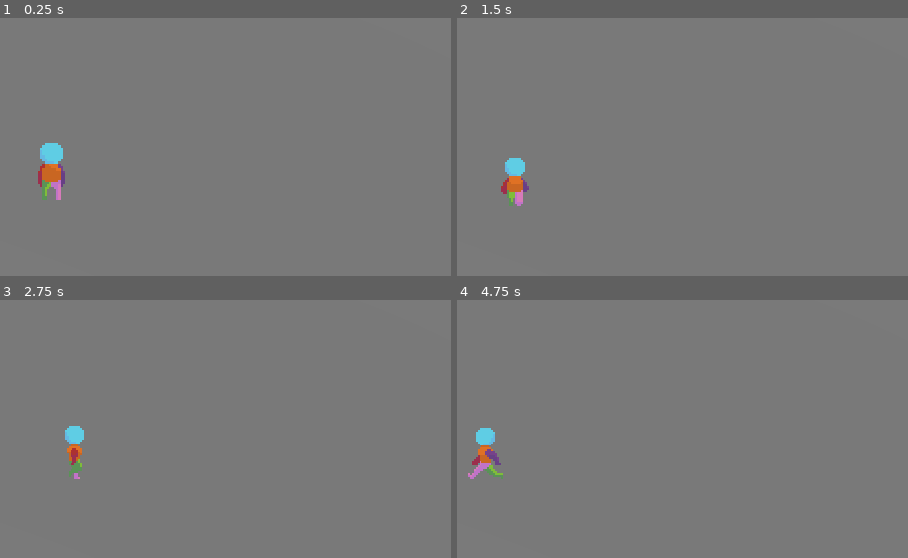
Above: before the commit, frames 1-4 (two rows, left to right).
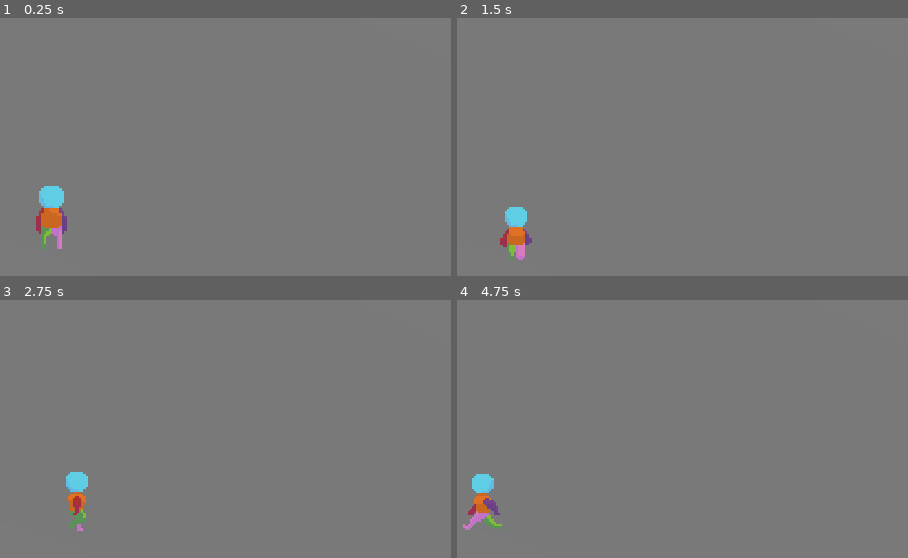
Above: after the commit, the same moments.

Repository: SoHowsLife/Witch-Game
Game: Godot game, scene res://Scenes/OverworldTest.tscn
Two runs of this game, one before a commit and one after it. Both use one fixed random seed, a clock stepped at 60 frames per second and the inputs below. This scene is started directly instead of the project's main scene. The engine's default icon, where the game draws it, is replaced by a stand-in: a white triangle on a blue panel in a dark square.
Inputs:
- Up to frame 1 (0.25 s): no input
- Up to frame 2 (1.5 s): hold Right (right) 0.53-1.28 s; hold Space (interact, bound only after the commit) 0.53-1.28 s; hold Down (down) from 1.28 s (still down); tap Space (interact, bound only after the commit) at 1.35 s
- Up to frame 3 (2.75 s): release Down (down) at 2.03 s; hold Right (right) from 2.03 s (still down); hold Space (interact, bound only after the commit) from 2.03 s (still down)
- Up to frame 4 (4.75 s): release Right (right) at 2.78 s; release Space (interact, bound only after the commit) at 2.78 s; hold Up (up) 2.78-3.53 s; tap Space (interact, bound only after the commit) at 2.85, 4.35 s; hold Space (interact, bound only after the commit) 3.53-4.28 s; hold Left (left) from 3.53 s (still down)

The runs differ from the first frame. In frame 1, 2.0% of the frame differs, in the area x 7-15%, y 48-90%; in frame 2, 1.7%; in frame 3, 1.3%; in frame 4, 1.7%.

Commit message:
Improved Diagonal edge detect and Interact Framework

Diff:
--- /dev/null
+++ b/Scenes/NPCs/TestNPC.tscn
@@ -0,0 +1,29 @@
+[gd_scene load_steps=5 format=3 uid="uid://c43jhgbgm3oin"]
+
+[ext_resource type="Texture2D" uid="uid://3vfwys1ofxh" path="res://Sprites/icon.svg" id="1_yga74"]
+[ext_resource type="Script" uid="uid://lyh5fabdr2yu" path="res://Scripts/NPC/test_npc.gd" id="1_ykm2c"]
+
+[sub_resource type="SpriteFrames" id="SpriteFrames_ykm2c"]
+animations = [{
+"frames": [{
+"duration": 1.0,
+"texture": ExtResource("1_yga74")
+}],
+"loop": true,
+"name": &"default",
+"speed": 5.0
+}]
+
+[sub_resource type="CapsuleShape3D" id="CapsuleShape3D_yga74"]
+
+[node name="TestNpc" type="CharacterBody3D"]
+collision_layer = 129
+script = ExtResource("1_ykm2c")
+
+[node name="AnimatedSprite3D" type="AnimatedSprite3D" parent="."]
+billboard = 1
+texture_filter = 0
+sprite_frames = SubResource("SpriteFrames_ykm2c")
+
+[node name="CollisionShape3D" type="CollisionShape3D" parent="."]
+shape = SubResource("CapsuleShape3D_yga74")
--- a/Scenes/OverworldTest.tscn
+++ b/Scenes/OverworldTest.tscn
@@ -1,7 +1,8 @@
-[gd_scene load_steps=5 format=3 uid="uid://yg6p8rya8ia2"]
+[gd_scene load_steps=6 format=3 uid="uid://yg6p8rya8ia2"]
 
 [ext_resource type="Script" uid="uid://bhuu5a0ihcfbi" path="res://Scripts/player_camera.gd" id="1_1iecc"]
 [ext_resource type="PackedScene" uid="uid://c7iut5oc6i8an" path="res://Scenes/Player.tscn" id="1_8brx4"]
+[ext_resource type="PackedScene" uid="uid://c43jhgbgm3oin" path="res://Scenes/NPCs/TestNPC.tscn" id="3_si8i4"]
 
 [sub_resource type="BoxMesh" id="BoxMesh_8brx4"]
 
@@ -27,3 +28,6 @@
 
 [node name="DirectionalLight3D" type="DirectionalLight3D" parent="."]
 transform = Transform3D(0.946409, 0.0651543, -0.316331, 0.171734, 0.72798, 0.663741, 0.273528, -0.682495, 0.677778, -1.02082, 8.10316, 2.70058)
+
+[node name="TestNpc" parent="." instance=ExtResource("3_si8i4")]
+transform = Transform3D(1, 0, 0, 0, 1, 0, 0, 0, 1, 14.3311, 1.17732, -16.488)
--- a/Scenes/Player.tscn
+++ b/Scenes/Player.tscn
@@ -1210,7 +1210,7 @@
 }]
 
 [sub_resource type="BoxShape3D" id="BoxShape3D_kyqiw"]
-size = Vector3(2, 1, 2)
+size = Vector3(3, 1, 3)
 
 [node name="Player" type="CharacterBody3D"]
 script = ExtResource("1_rpqav")
@@ -1227,12 +1227,19 @@
 autoplay = "idle_S"
 
 [node name="CameraRelativePosition" type="Node3D" parent="."]
-transform = Transform3D(1, 0, 0, 0, 1, 0, 0, 0, 1, 0, 7.86673, 7.41809)
-
-[node name="RayCast3D" type="RayCast3D" parent="."]
+transform = Transform3D(1, 0, 0, 0, 1, 0, 0, 0, 1, 0, 7.86673, 5.29766)
+
+[node name="Vertical" type="RayCast3D" parent="."]
 transform = Transform3D(1, 0, 0, 0, 1, 0, 0, 0, 1, 0, -0.7, 0.7)
 
+[node name="Horizontal" type="RayCast3D" parent="."]
+transform = Transform3D(1, 0, 0, 0, 1, 0, 0, 0, 1, 0.7, -0.7, 0)
+
 [node name="InteractArea" type="Area3D" parent="."]
+collision_mask = 128
 
 [node name="CollisionShape3D" type="CollisionShape3D" parent="InteractArea"]
 shape = SubResource("BoxShape3D_kyqiw")
+
+[connection signal="body_entered" from="InteractArea" to="." method="_on_interact_area_body_entered"]
+[connection signal="body_exited" from="InteractArea" to="." method="_on_interact_area_body_exited"]
--- /dev/null
+++ b/Scripts/NPC/test_npc.gd
@@ -0,0 +1,4 @@
+extends Interactable
+
+func _physics_process(delta: float) -> void:
+	pass
--- /dev/null
+++ b/Scripts/interactable.gd
@@ -0,0 +1,12 @@
+class_name Interactable
+extends CharacterBody3D
+
+func _ready() -> void:
+	pass # Replace with function body.
+
+
+func _process(delta: float) -> void:
+	pass
+
+func interact() -> void:
+	print("Hi ", self)
--- a/Scripts/player.gd
+++ b/Scripts/player.gd
@@ -3,9 +3,12 @@
 var camera : Camera3D
 @onready var camera_target = $CameraRelativePosition
 @onready var sprite := $AnimatedSprite3D
-@onready var edge_detect : RayCast3D = $RayCast3D
+@onready var v_edge := $Vertical
+@onready var h_edge := $Horizontal
+@onready var interact_area := $InteractArea
 var looking : String = "S"
 const SPEED = 5.0
+
 
 func _ready() -> void:
 	camera = get_tree().get_first_node_in_group("PlayerCamera")
@@ -20,48 +23,53 @@
 
 	var input_dir := Input.get_vector("left", "right", "up", "down")
 	var direction := (transform.basis * Vector3(input_dir.x, 0, input_dir.y)).normalized()
-	if input_dir.x > 0:
-		if input_dir.y > 0:
-			looking = "SE"
-			pass #SE
-		elif input_dir.y < 0:
-			looking = "NE"
-			pass #NE
-		else:
-			looking = "E"
-			pass #E
-	elif input_dir.x < 0:
-		if input_dir.y > 0:
-			looking = "SW"
-			pass #SW
-		elif input_dir.y < 0:
-			looking = "NW"
-			pass #NW
-		else:
-			looking = "W"
-			pass #W
-	else:
+	if input_dir != Vector2.ZERO:
+		looking = ""
 		if input_dir.y > 0:
 			looking = "S"
-			pass #S
+			v_edge.position = (Vector3(0, -1, 1)).normalized()
 		elif input_dir.y < 0:
 			looking = "N"
-			pass #N
-	if input_dir != Vector2.ZERO:
-		edge_detect.position = (Vector3(input_dir.x, -1, input_dir.y)).normalized() * 0.7
-		edge_detect.force_raycast_update()
-	if edge_detect.is_colliding():
-		if direction:
+			v_edge.position = (Vector3(0, -1, -1)).normalized()
+		if input_dir.x > 0:
+			looking += "E"
+			h_edge.position = (Vector3(1, -1, 0)).normalized()
+		elif input_dir.x < 0:
+			looking += "W"
+			h_edge.position = (Vector3(-1, -1, 0)).normalized()
+		v_edge.force_raycast_update()
+		h_edge.force_raycast_update()
+	if direction:
+		if h_edge.is_colliding():
 			velocity.x = direction.x * SPEED
+		else:
+			velocity.x = 0
+		if v_edge.is_colliding():
 			velocity.z = direction.z * SPEED
-			sprite.animation = "walk_" + looking
 		else:
+			velocity.z = 0
+		sprite.animation = "walk_" + looking
+	else:
+		if h_edge.is_colliding() || v_edge.is_colliding():
 			velocity.x = move_toward(velocity.x, 0, SPEED)
 			velocity.z = move_toward(velocity.z, 0, SPEED)
-			sprite.animation = "idle_" + looking
-	else:
+		else:
 			velocity.x = 0
 			velocity.z = 0
-			sprite.animation = "idle_" + looking
+		sprite.animation = "idle_" + looking
+	move_and_slide()
 
-	move_and_slide()
+func _input(event: InputEvent) -> void:
+	if event.is_action_pressed("interact"):
+		if interact_area.has_overlapping_bodies():
+			for body in interact_area.get_overlapping_bodies():
+				if body is Interactable:
+					body.interact()
+					break
+
+
+func _on_interact_area_body_entered(body: Node3D) -> void:
+	print("TEST ENTER ", body)
+
+func _on_interact_area_body_exited(body: Node3D) -> void:
+	print("TEST EXIT ", body)
--- a/project.godot
+++ b/project.godot
@@ -54,3 +54,9 @@
 , Object(InputEventJoypadButton,"resource_local_to_scene":false,"resource_name":"","device":-1,"button_index":14,"pressure":0.0,"pressed":false,"script":null)
 ]
 }
+interact={
+"deadzone": 0.5,
+"events": [Object(InputEventKey,"resource_local_to_scene":false,"resource_name":"","device":-1,"window_id":0,"alt_pressed":false,"shift_pressed":false,"ctrl_pressed":false,"meta_pressed":false,"pressed":false,"keycode":0,"physical_keycode":32,"key_label":0,"unicode":32,"location":0,"echo":false,"script":null)
+, Object(InputEventJoypadButton,"resource_local_to_scene":false,"resource_name":"","device":-1,"button_index":2,"pressure":0.0,"pressed":false,"script":null)
+]
+}
Not shown: 1 places in Scenes/TestInteract.tscn that only renumber resources
Not shown, added: Scripts/NPC/test_npc.gd.uid
Not shown, added: Scripts/interactable.gd.uid
